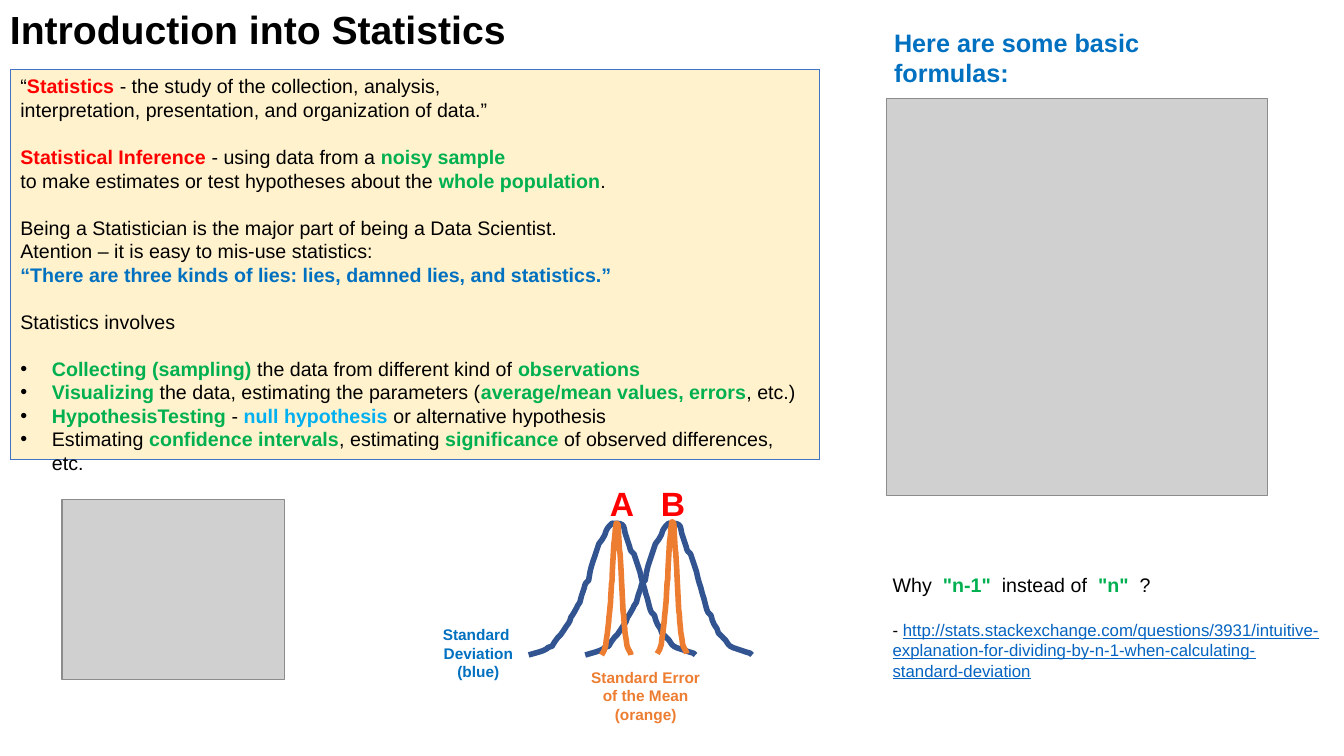
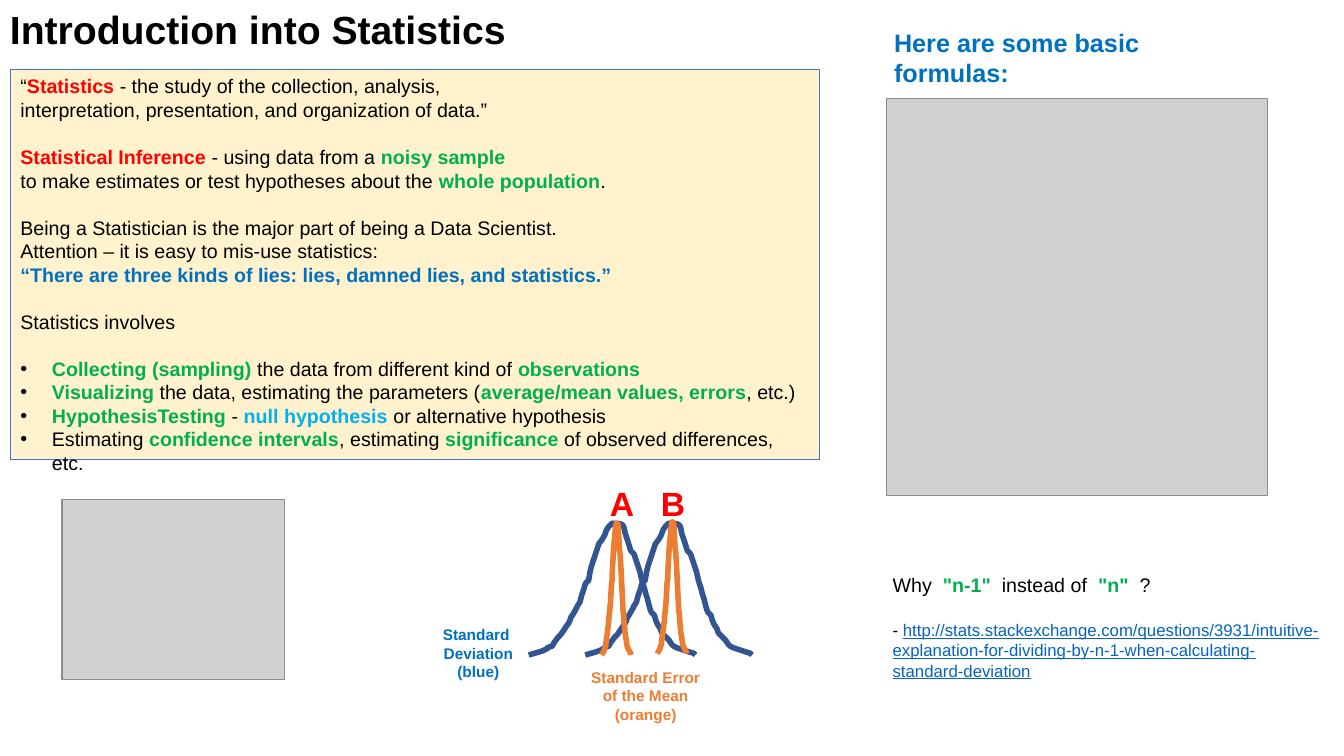
Before and after one commit to lselector/statistics, a slide deck: slide 2 of statistics_03a_sampling_errors.pptx. Drawn at 1344x756 pixels with LibreOffice and Linux fonts; fonts in the diff are those of the drawing; grey boxes stand for pictures. Boxes give left, top, right and bottom in pixels: in the first picture for what was removed or moved away, otherwise in the second. Text is boxed around its words. In the diff, an @@ line names an element or a change of style, - is before the commit and + after.

```diff
--- a/statistics_03a_sampling_errors.pptx
+++ b/statistics_03a_sampling_errors.pptx
@@ text in rectangle at [20, 243, 378, 262]: text changed @@
-Atention – it is easy to mis-use statistics:
+Attention – it is easy to mis-use statistics:
```
Also in this commit, not shown: 1 other file.
